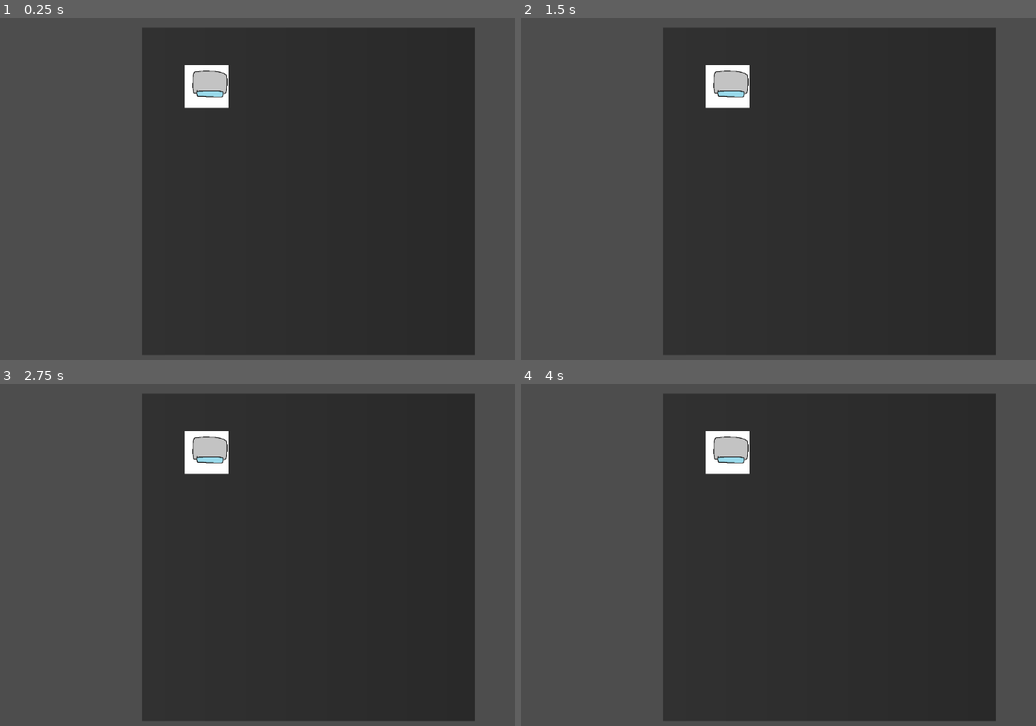
Above: before the commit, frames 1-4 (two rows, left to right).
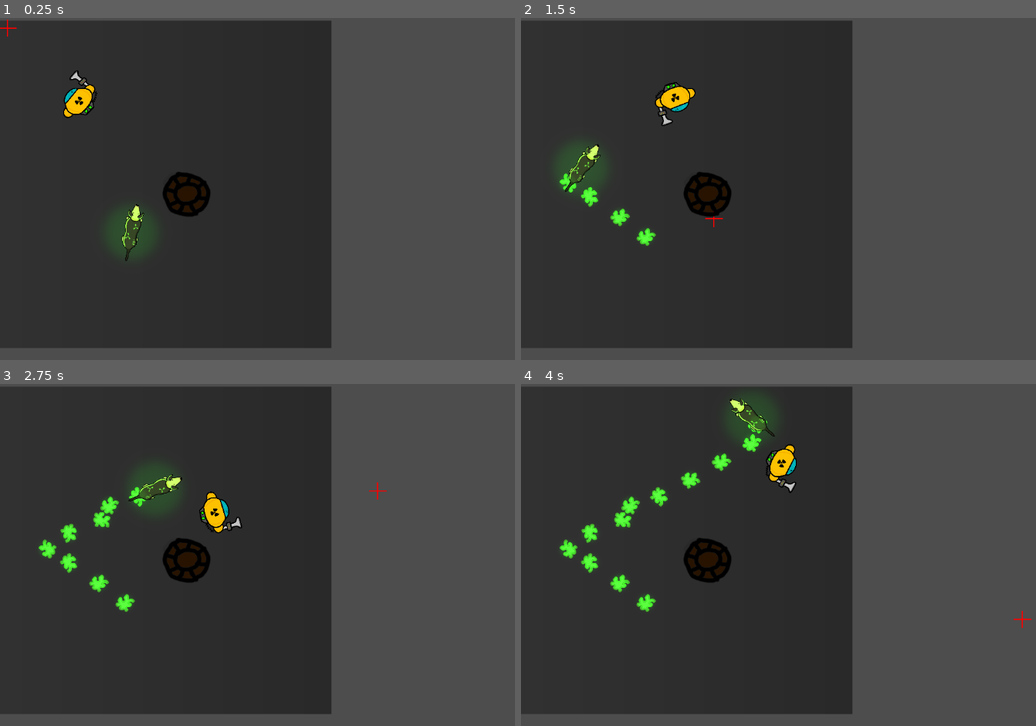
Above: after the commit, the same moments.

Repository: Shotnik420/gamejamtest
Game: Godot game, scene res://world/world.tscn
The game is run twice, just before and just after one commit, with the same random seed, the same clock (stepped at 60 frames per second) and the same inputs. Before the commit the project has no main scene; this scene is started directly in both runs.
Inputs (mouse positions are in pixels of both pictures, inside the frame that each line leads up to):
- Up to frame 1 (0.25 s): no input
- Up to frame 2 (1.5 s): move the mouse to (963, 175) at 0.52 s; hold D (right, bound only after the commit) 0.53-1.28 s; move the mouse to (706, 209) at 1.27 s; hold S (back, bound only after the commit) from 1.28 s (still down)
- Up to frame 3 (2.75 s): move the mouse to (370, 479) at 2.02 s; release S (back, bound only after the commit) at 2.03 s; hold D (right, bound only after the commit) from 2.03 s (still down)
- Up to frame 4 (4 s): move the mouse to (799, 626) at 2.77 s; release D (right, bound only after the commit) at 2.78 s; hold W (forward, bound only after the commit) 2.78-3.53 s; move the mouse to (1015, 609) at 3.52 s; hold A (left, bound only after the commit) from 3.53 s (still down)

The runs differ from the first frame. In frame 1, 56% of the frame differs, in the area x 0-93%, y 0-99%; in frame 2, 57%; in frame 3, 57%; in frame 4, 57%, in the area x 0-100%, y 0-99%.

Commit message:
Player movement, dog movement, spawning goo

Diff:
--- /dev/null
+++ b/barrel/barrel.tscn
@@ -0,0 +1,21 @@
+[gd_scene load_steps=3 format=3 uid="uid://cwfxdt1fqfn8s"]
+
+[ext_resource type="Texture2D" uid="uid://c1n4cplr818yp" path="res://barrel/barrel.png" id="1_slnqb"]
+
+[sub_resource type="CircleShape2D" id="CircleShape2D_5c7lf"]
+radius = 43.1045
+
+[node name="Barrel" type="Node2D"]
+
+[node name="TextureRect" type="TextureRect" parent="."]
+offset_left = -48.0
+offset_top = -47.0
+offset_right = 52.0
+offset_bottom = 53.0
+texture = ExtResource("1_slnqb")
+
+[node name="StaticBody2D" type="StaticBody2D" parent="."]
+
+[node name="CollisionShape2D" type="CollisionShape2D" parent="StaticBody2D"]
+position = Vector2(0, 1)
+shape = SubResource("CircleShape2D_5c7lf")
--- /dev/null
+++ b/dog/dog.gd
@@ -0,0 +1,47 @@
+extends CharacterBody2D
+
+@export var Flags : Node2D
+@onready var nav_agent: NavigationAgent2D = $NavigationAgent2D
+@onready var goo : PackedScene = preload("res://dog/goo.tscn")
+
+var flag_array : Array = []
+var max_speed: float = 200.0
+var acceleration: float = 800.0
+var friction: float = 600.0
+var rng = RandomNumberGenerator.new()
+var walk_step :int = 0
+@onready var goo_spawner : Node2D = $GooSpawner
+
+var world
+
+func _ready() -> void:
+	world = get_parent()
+	for flag in Flags.get_children():
+		flag_array.append(flag.global_position)
+	nav_agent.set_target_position(flag_array[1])
+
+func _physics_process(delta: float) -> void:
+	if nav_agent:
+		var next_nav_point = nav_agent.get_next_path_position()
+
+		walk_step+=1
+
+		if walk_step == 20:
+			walk_step = 0
+			var goo_instance = goo.instantiate()
+			world.get_node("goo_world").add_child(goo_instance)
+			goo_instance.global_position = goo_spawner.global_position
+			goo_instance.rotation_degrees = rng.randf_range(-180,180)
+		var direction = (next_nav_point - global_position).normalized()
+		var target_angle = direction.angle()
+		rotation = lerp_angle(rotation, target_angle, 3.0 * delta)
+		var target_velocity = direction * max_speed
+
+		velocity = velocity.move_toward(target_velocity, acceleration*delta)
+
+
+		move_and_slide()
+
+func _on_navigation_agent_2d_navigation_finished() -> void:
+	var random_index = randi() % flag_array.size()
+	nav_agent.set_target_position(flag_array[random_index])
--- /dev/null
+++ b/dog/dog.tscn
@@ -0,0 +1,33 @@
+[gd_scene load_steps=5 format=3 uid="uid://cb4aw8aa0fgn"]
+
+[ext_resource type="Script" path="res://dog/dog.gd" id="1_wiga5"]
+[ext_resource type="Texture2D" uid="uid://dwd5qgn2ectcj" path="res://textures/pies.png" id="1_xl6ob"]
+[ext_resource type="Texture2D" uid="uid://d1l1ajh2kglg" path="res://textures/circle_05.png" id="3_we3sg"]
+
+[sub_resource type="RectangleShape2D" id="RectangleShape2D_pj235"]
+size = Vector2(32, 110)
+
+[node name="Dog" type="CharacterBody2D"]
+script = ExtResource("1_wiga5")
+
+[node name="Sprite2D" type="Sprite2D" parent="."]
+rotation = 1.5708
+scale = Vector2(0.273504, 0.273504)
+texture = ExtResource("1_xl6ob")
+
+[node name="CollisionShape2D" type="CollisionShape2D" parent="."]
+rotation = 1.5708
+shape = SubResource("RectangleShape2D_pj235")
+
+[node name="NavigationAgent2D" type="NavigationAgent2D" parent="."]
+
+[node name="GooSpawner" type="Node2D" parent="."]
+position = Vector2(-14, 0)
+
+[node name="PointLight2D" type="PointLight2D" parent="."]
+scale = Vector2(0.598958, 0.598958)
+color = Color(0, 0.897687, 7.70092e-07, 1)
+texture = ExtResource("3_we3sg")
+
+[connection signal="navigation_finished" from="NavigationAgent2D" to="." method="_on_navigation_agent_2d_navigation_finished"]
+[connection signal="target_reached" from="NavigationAgent2D" to="." method="_on_navigation_agent_2d_target_reached"]
--- /dev/null
+++ b/dog/goo.tscn
@@ -0,0 +1,14 @@
+[gd_scene load_steps=3 format=3 uid="uid://bn6wnju74ol1o"]
+
+[ext_resource type="Texture2D" uid="uid://djqgoyq5l44q1" path="res://textures/goo.png" id="1_g6nho"]
+[ext_resource type="Texture2D" uid="uid://d1l1ajh2kglg" path="res://textures/circle_05.png" id="2_flgs4"]
+
+[node name="Goo" type="Sprite2D"]
+position = Vector2(-2.38419e-07, 1.19209e-07)
+scale = Vector2(0.3, 0.3)
+texture = ExtResource("1_g6nho")
+
+[node name="PointLight2D" type="PointLight2D" parent="."]
+scale = Vector2(0.598958, 0.598958)
+color = Color(0, 0.897687, 7.70092e-07, 1)
+texture = ExtResource("2_flgs4")
--- a/player/player.gd
+++ b/player/player.gd
@@ -1 +1,36 @@
 extends CharacterBody2D
+class_name Player
+var speed : float = 200.0
+var accelerate : float = 500.0
+var friction: float = 1200.0
+
+func _ready() -> void:
+	pass
+
+func _physics_process(delta: float) -> void:
+	var direction = Vector2.ZERO
+
+	if Input.is_action_pressed("right"):
+		# Move as long as the key/button is pressed.
+		direction.x += 1
+	if Input.is_action_pressed("left"):
+		direction.x -= 1
+
+	if Input.is_action_pressed("forward"):
+		# Move as long as the key/button is pressed.
+		direction.y -= 1
+	if Input.is_action_pressed("back"):
+		direction.y += 1
+
+	direction = direction.normalized()
+
+	var target_velocity = direction * speed
+	if direction != Vector2.ZERO:
+		# Accelerate towards the target velocity
+		velocity = velocity.move_toward(target_velocity, accelerate * delta)
+	else:
+		# Apply friction to gradually slow down
+		velocity = velocity.move_toward(Vector2.ZERO, friction * delta)
+
+	# Move the character using the velocity
+	move_and_slide()
--- a/player/player.tscn
+++ b/player/player.tscn
@@ -1,15 +1,17 @@
-[gd_scene load_steps=3 format=3 uid="uid://d35oyim7g6ank"]
+[gd_scene load_steps=4 format=3 uid="uid://d35oyim7g6ank"]
 
-[ext_resource type="Texture2D" uid="uid://yygkaxekbtrk" path="res://player/player_test.png" id="1_2l210"]
+[ext_resource type="Script" path="res://player/player.gd" id="1_pgw6b"]
+[ext_resource type="Texture2D" uid="uid://flp0ww4xrep2" path="res://textures/player.png" id="2_mg3xi"]
 
 [sub_resource type="RectangleShape2D" id="RectangleShape2D_ndp0p"]
 size = Vector2(82, 80)
 
 [node name="Player" type="CharacterBody2D"]
+script = ExtResource("1_pgw6b")
 
 [node name="PlayerTest" type="Sprite2D" parent="."]
-scale = Vector2(0.430108, 0.430108)
-texture = ExtResource("1_2l210")
+scale = Vector2(0.0507813, 0.0507813)
+texture = ExtResource("2_mg3xi")
 
 [node name="CollisionShape2D" type="CollisionShape2D" parent="."]
 shape = SubResource("RectangleShape2D_ndp0p")
--- a/project.godot
+++ b/project.godot
@@ -11,5 +11,29 @@
 [application]
 
 config/name="gamejamtest"
+run/main_scene="res://world/world.tscn"
 config/features=PackedStringArray("4.3", "Forward Plus")
 config/icon="res://icon.svg"
+
+[input]
+
+forward={
+"deadzone": 0.5,
+"events": [Object(InputEventKey,"resource_local_to_scene":false,"resource_name":"","device":-1,"window_id":0,"alt_pressed":false,"shift_pressed":false,"ctrl_pressed":false,"meta_pressed":false,"pressed":false,"keycode":0,"physical_keycode":87,"key_label":0,"unicode":119,"location":0,"echo":false,"script":null)
+]
+}
+left={
+"deadzone": 0.5,
+"events": [Object(InputEventKey,"resource_local_to_scene":false,"resource_name":"","device":-1,"window_id":0,"alt_pressed":false,"shift_pressed":false,"ctrl_pressed":false,"meta_pressed":false,"pressed":false,"keycode":0,"physical_keycode":65,"key_label":0,"unicode":97,"location":0,"echo":false,"script":null)
+]
+}
+right={
+"deadzone": 0.5,
+"events": [Object(InputEventKey,"resource_local_to_scene":false,"resource_name":"","device":-1,"window_id":0,"alt_pressed":false,"shift_pressed":false,"ctrl_pressed":false,"meta_pressed":false,"pressed":false,"keycode":0,"physical_keycode":68,"key_label":0,"unicode":100,"location":0,"echo":false,"script":null)
+]
+}
+back={
+"deadzone": 0.5,
+"events": [Object(InputEventKey,"resource_local_to_scene":false,"resource_name":"","device":-1,"window_id":0,"alt_pressed":false,"shift_pressed":false,"ctrl_pressed":false,"meta_pressed":false,"pressed":false,"keycode":0,"physical_keycode":83,"key_label":0,"unicode":115,"location":0,"echo":false,"script":null)
+]
+}
--- a/world/world.gd
+++ b/world/world.gd
@@ -1,2 +1,19 @@
 extends Node2D
 class_name World
+@onready var player : CharacterBody2D = $Player
+@onready var cursor : TextureRect = $Cursor
+var cursor_loc : Vector2 = Vector2(0,0)
+func _ready():
+	pass
+
+func _physics_process(delta: float) -> void:
+
+	player_rotate_to_mouse()
+
+func player_rotate_to_mouse():
+	player.look_at(cursor_loc)
+
+func _input(event):
+	if event is InputEventMouseMotion:
+		cursor_loc = event.position
+		cursor.global_position = Vector2(cursor_loc.x, cursor_loc.y)
--- a/world/world.tscn
+++ b/world/world.tscn
@@ -1,7 +1,16 @@
-[gd_scene load_steps=7 format=3 uid="uid://ccq6wn0a2mlha"]
+[gd_scene load_steps=11 format=3 uid="uid://ccq6wn0a2mlha"]
 
 [ext_resource type="PackedScene" uid="uid://d35oyim7g6ank" path="res://player/player.tscn" id="1_3oh6g"]
 [ext_resource type="Script" path="res://world/world.gd" id="1_44nd0"]
+[ext_resource type="Texture2D" uid="uid://b1e8t5d3lieqx" path="res://textures/cursor.png" id="3_unng0"]
+[ext_resource type="PackedScene" uid="uid://cwfxdt1fqfn8s" path="res://barrel/barrel.tscn" id="4_m3655"]
+[ext_resource type="PackedScene" uid="uid://cb4aw8aa0fgn" path="res://dog/dog.tscn" id="5_gdjhb"]
+
+[sub_resource type="NavigationPolygon" id="NavigationPolygon_f10xf"]
+vertices = PackedVector2Array(424.563, 324.453, 590.242, 32.7109, 594.75, 583, 410.961, 368.648, 409.25, 280.227, 378.156, 257.781, 30.0938, 27.2891, 344.859, 251.43, 314.438, 257.523, 281.258, 294.023, 31.8984, 583, 276.18, 339.75, 297.883, 381.477, 334.063, 399.57, 376.563, 396.172)
+polygons = Array[PackedInt32Array]([PackedInt32Array(0, 1, 2, 3), PackedInt32Array(1, 0, 4), PackedInt32Array(1, 4, 5), PackedInt32Array(6, 1, 5, 7), PackedInt32Array(6, 7, 8), PackedInt32Array(6, 8, 9), PackedInt32Array(10, 6, 9, 11), PackedInt32Array(10, 11, 12), PackedInt32Array(2, 10, 12, 13), PackedInt32Array(2, 13, 14), PackedInt32Array(2, 14, 3)])
+outlines = Array[PackedVector2Array]([PackedVector2Array(0, -3.00003, 620, 2.99997, 625, 613, 2, 613), PackedVector2Array(330, 285, 310, 307, 307, 334, 320, 359, 340, 369, 365, 367, 385, 351, 393, 325, 384, 299, 366, 286, 345, 282)])
+agent_radius = 30.0
 
 [sub_resource type="StandardMaterial3D" id="StandardMaterial3D_vx6tp"]
 albedo_color = Color(0.299547, 0.299547, 0.299547, 1)
@@ -19,12 +28,54 @@
 [node name="World" type="Node2D"]
 script = ExtResource("1_44nd0")
 
+[node name="NavigationRegion2D" type="NavigationRegion2D" parent="."]
+position = Vector2(0, 3.05176e-05)
+scale = Vector2(1, 1)
+navigation_polygon = SubResource("NavigationPolygon_f10xf")
+
 [node name="MeshInstance2D" type="MeshInstance2D" parent="."]
+position = Vector2(310, 308)
 scale = Vector2(710, 612)
 mesh = SubResource("QuadMesh_pj8av")
 texture = SubResource("GradientTexture1D_vy37s")
 
+[node name="goo_world" type="Node2D" parent="."]
+
 [node name="Player" parent="." instance=ExtResource("1_3oh6g")]
-position = Vector2(-190, -196)
+position = Vector2(146, 146)
 
 [node name="Camera2D" type="Camera2D" parent="."]
+position = Vector2(578, 321)
+
+[node name="Cursor" type="TextureRect" parent="."]
+offset_right = 33.0
+offset_bottom = 32.0
+size_flags_horizontal = 4
+texture = ExtResource("3_unng0")
+
+[node name="Barrel" parent="." instance=ExtResource("4_m3655")]
+position = Vector2(349, 325)
+
+[node name="Flags" type="Node2D" parent="."]
+
+[node name="Flag" type="Node2D" parent="Flags"]
+position = Vector2(458, 486)
+
+[node name="Flag2" type="Node2D" parent="Flags"]
+position = Vector2(101, 311)
+
+[node name="Flag3" type="Node2D" parent="Flags"]
+position = Vector2(451, 97)
+
+[node name="Flag4" type="Node2D" parent="Flags"]
+position = Vector2(286, 114)
+
+[node name="Flag5" type="Node2D" parent="Flags"]
+position = Vector2(80, 55)
+
+[node name="Flag6" type="Node2D" parent="Flags"]
+position = Vector2(185, 532)
+
+[node name="Dog" parent="." node_paths=PackedStringArray("Flags") instance=ExtResource("5_gdjhb")]
+position = Vector2(267, 410)
+Flags = NodePath("../Flags")
Binary file added: barrel/barrel.png
Not shown, added: barrel/barrel.png.import
Binary file added: textures/circle_05.png
Not shown, added: textures/circle_05.png.import
Binary file added: textures/cursor.png
Not shown, added: textures/cursor.png.import
Binary file added: textures/goo.png
Not shown, added: textures/goo.png.import
Binary file added: textures/pies.png
Not shown, added: textures/pies.png.import
Binary file added: textures/player.png
Not shown, added: textures/player.png.import
(and 2 more such lines)
